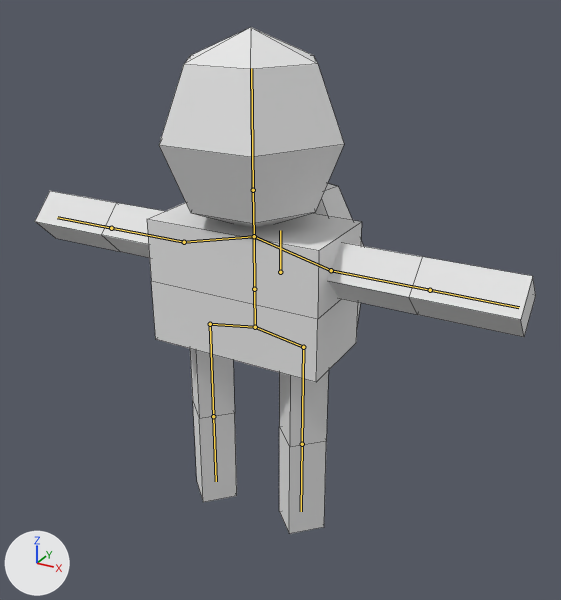
The Blender file assets/blender_raw/character.blend as it was, and as the next commit left it.
One viewpoint serves both versions: a 50 mm camera at (3.97, -6.65, 6.11) aimed at (0.4, -0.16, 2.86). The lights are fixed; the arrows at lower left show +X, +Y and +Z. The older version comes first. The bones that bend it are drawn over the model as lines. Mesh edges are drawn as thin lines.

In view in the first picture: 'Arms', 'Backpack', 'Cube', 'Head', 'Legs'.
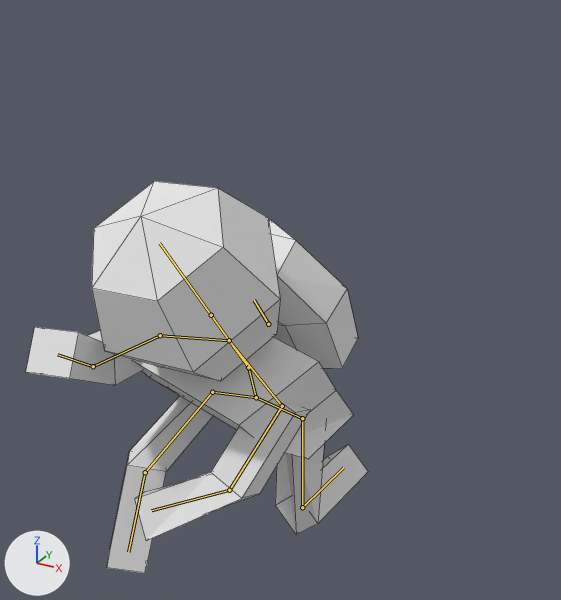
The newer file adds an action. The first version stands in its rest pose; the second is drawn at frame 4 of the action 'light_fire'.

Boxes [x1, y1, x2, y2] around the edits, measured in the pictures (561 x 600 px):
'Head', posed: before [159, 27, 344, 228]; after [92, 181, 280, 381]
'Cube', posed: before [147, 202, 362, 382]; after [134, 337, 353, 459]
'Arms', posed (43% narrower, 46% taller): before [35, 191, 536, 337]; after [26, 327, 310, 541]
'Legs', posed: before [190, 349, 328, 534]; after [107, 396, 368, 573]
'Backpack', posed: before [311, 183, 363, 324]; after [269, 220, 358, 369]
bone 'torso1', root to tip: before (255, 327) to (254, 289); after (256, 397) to (248, 367)
bone 'torso2', root to tip: before (254, 289) to (254, 236); after (248, 367) to (229, 340)
bone 'shoulder.l', root to tip: before (254, 236) to (331, 270); after (229, 340) to (282, 406)
bone 'arm.l', root to tip: before (331, 270) to (430, 290); after (282, 406) to (229, 490)
bone 'hand.l', root to tip: before (430, 290) to (519, 307); after (229, 490) to (151, 510)
bone 'shoulder.r', root to tip: before (254, 236) to (184, 242); after (229, 340) to (160, 335)
bone 'arm.r', root to tip: before (184, 242) to (111, 228); after (160, 335) to (93, 366)
bone 'hand.r', root to tip: before (111, 228) to (57, 217); after (93, 366) to (57, 354)
bone 'hip.l', root to tip: before (255, 327) to (303, 347); after (256, 397) to (302, 418)
bone 'leg.l', root to tip: before (303, 347) to (302, 444); after (302, 418) to (302, 507)
bone 'foot.l', root to tip: before (302, 444) to (301, 511); after (302, 507) to (343, 467)
bone 'hip.r', root to tip: before (255, 327) to (210, 324); after (256, 397) to (212, 392)
bone 'leg.r', root to tip: before (210, 324) to (213, 416); after (212, 392) to (145, 472)
bone 'foot.r', root to tip: before (213, 416) to (216, 481); after (145, 472) to (128, 552)

The change in detail:
Bone 'torso1' (bone_torso1) moves from (0.0, 0.0, 0.0) to (0.0, -0.89, 0.0).
Bone 'torso1' (bone_torso1) turns from (0, 0, 0) to (15, 0, 3) degrees about its own x, y and z.
Bone 'torso2' (bone_torso2) turns from (0, 0, 0) to (21, 0, -1) degrees about its own x, y and z.
Bone 'shoulder.l' (bone_shoulder_l) turns from (0, 0, 0) to (31, 5, -1) degrees about its own x, y and z.
Bone 'arm.l' (bone_arm_l) turns from (0, 0, 0) to (63, 7, -59) degrees about its own x, y and z.
Bone 'hand.l' (bone_hand_l) turns from (0, 0, 0) to (42, -6, -21) degrees about its own x, y and z.
Bone 'shoulder.r' (bone_shoulder_r) turns from (0, 0, 0) to (4, 0, -8) degrees about its own x, y and z.
Bone 'arm.r' (bone_arm_r) turns from (0, 0, 0) to (116, 33, 58) degrees about its own x, y and z.
Bone 'hand.r' (bone_hand_r) turns from (0, 0, 0) to (35, 6, -6) degrees about its own x, y and z.
Bone 'hip.l' (bone_hip_l) moves from (0.0, 0.0, 0.0) to (0.0, 0.15, -0.88).
Bone 'leg.l' (bone_leg_l) turns from (0, 0, 0) to (1, 6, 0) degrees about its own x, y and z.
Bone 'foot.l' (bone_foot_l) turns from (0, 0, 0) to (0, 0, 90) degrees about its own x, y and z.
Bone 'hip.r' (bone_hip_r) moves from (0.0, 0.0, 0.0) to (0.0, 0.15, -0.88).
Bone 'leg.r' (bone_leg_r) turns from (0, 0, 0) to (9, 4, 65) degrees about its own x, y and z.
Bone 'foot.r' (bone_foot_r) turns from (0, 0, 0) to (0, 0, -45) degrees about its own x, y and z.
